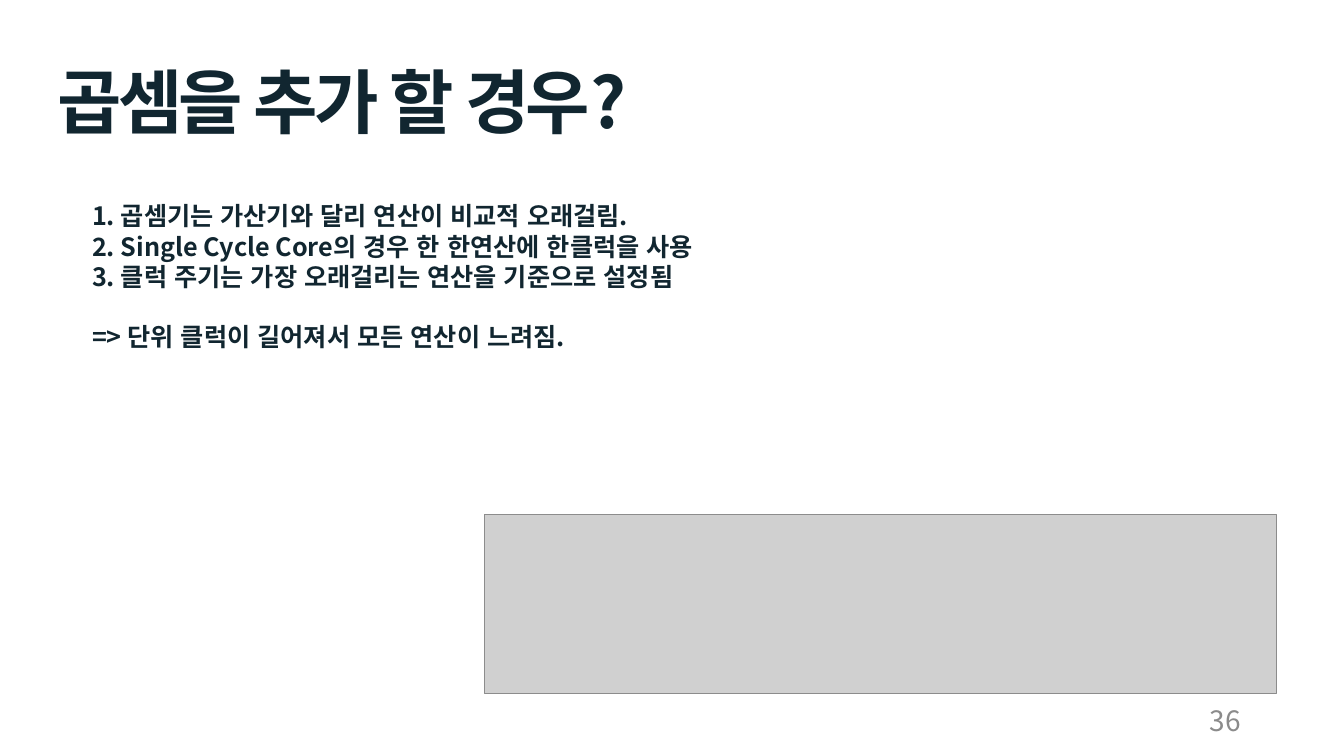
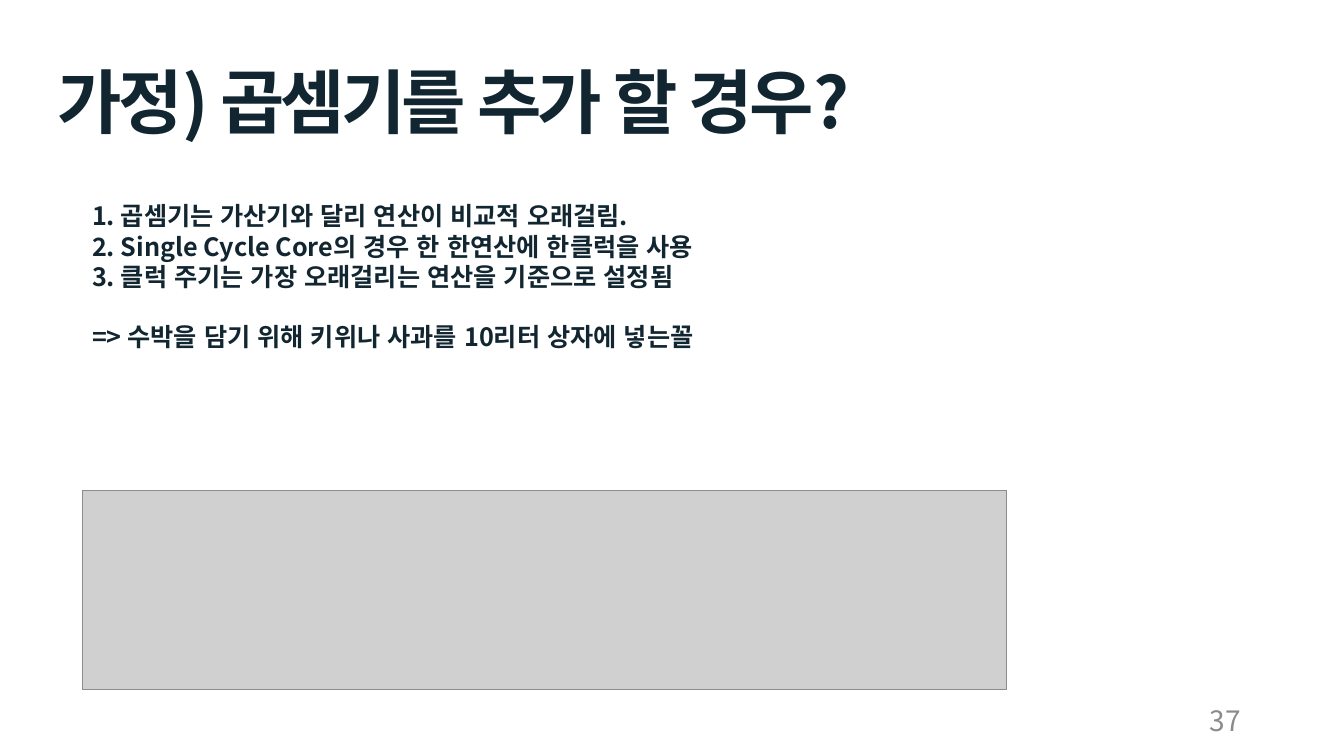
Before and after one commit to cong2738/my_RISC-V, a slide deck: slide 37 of Single Cycle RISC-V 발표_박호윤.pptx (slide 36 before the commit). Drawn at 1344x756 pixels with LibreOffice and Linux fonts; fonts in the diff are those of the drawing; grey boxes stand for pictures. Boxes give left, top, right and bottom in pixels: in the first picture for what was removed or moved away, otherwise in the second. Text is boxed around its words. In the diff, an @@ line names an element or a change of style, - is before the commit and + after.

```diff
--- a/Single Cycle RISC-V 발표_박호윤.pptx
+++ b/Single Cycle RISC-V 발표_박호윤.pptx
@@ text at [58,69,849,142]: text changed @@
-곱셈을 추가 할 경우?
+가정) 곱셈기를 추가 할 경우?
@@ text at [128,325,694,349]: text changed @@
-=> 단위 클럭이 길어져서 모든 연산이 느려짐.
+=> 수박을 담기 위해 키위나 사과를 10리터 상자에 넣는꼴
@@ picture added at [82,491,1006,691] @@
@@ picture removed at [485,514,1277,694] @@
@@ page number at [1210,710,1241,731]: text changed @@
-36
+37
```
Also in this commit, not shown: 13 other slides changed, 1 slide added, 7 other files.
